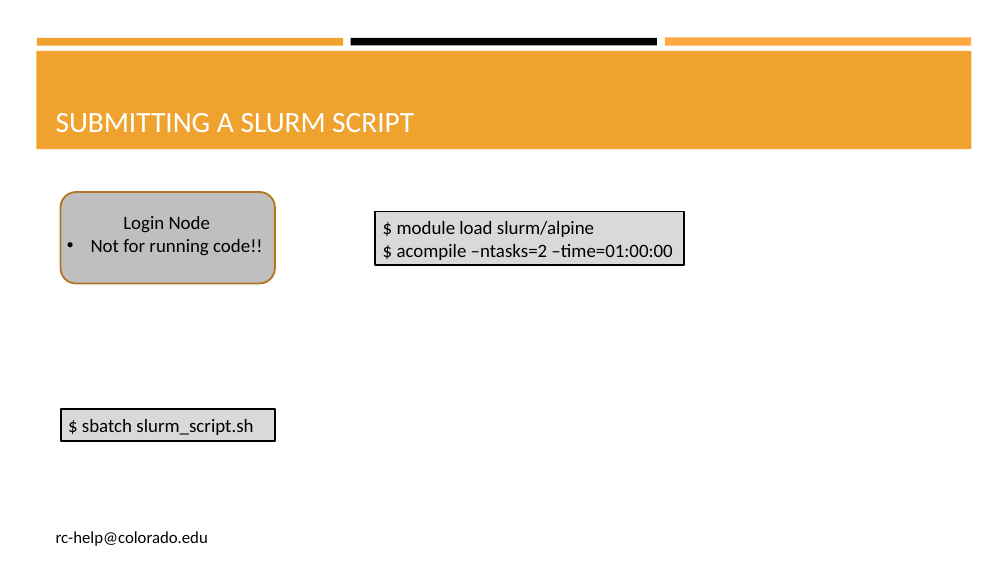
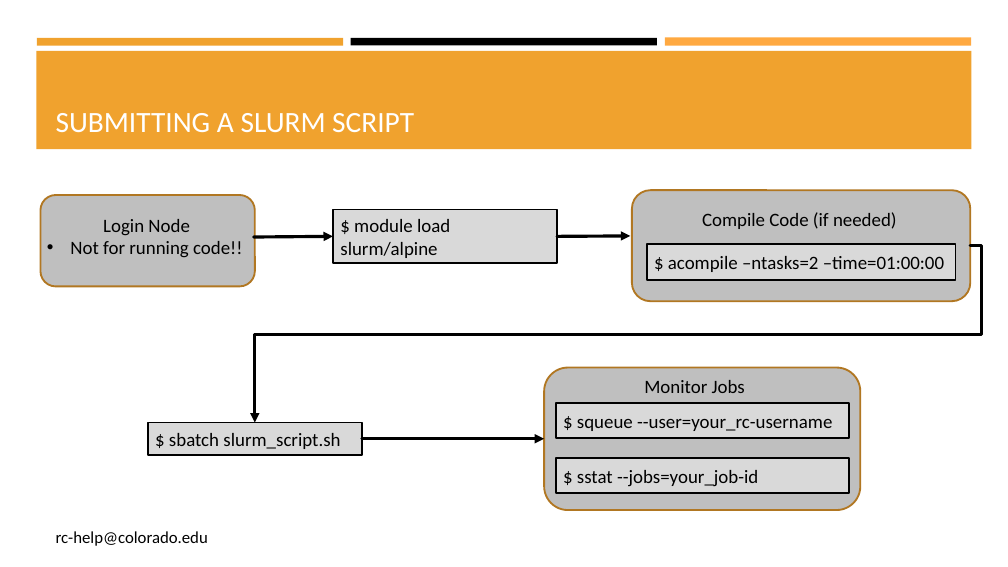
Before and after one commit to b-reyes/Presentations, a slide deck: slide 12 of CU_presentation/CU_boulder_presentation.pptx. Drawn at 1008x567 pixels with LibreOffice and Linux fonts; fonts in the diff are those of the drawing. Boxes give left, top, right and bottom in pixels: in the first picture for what was removed or moved away, otherwise in the second. Text is boxed around its words. In the diff, an @@ line names an element or a change of style, - is before the commit and + after.

Commit message:
finish the slides: submitting a slurm script, overview of an HPC workflow, and further help, and generate a pdf

```diff
--- a/CU_presentation/CU_boulder_presentation.pptx
+++ b/CU_presentation/CU_boulder_presentation.pptx
@@ text "Login Node": place and size @@
-text "Login Node" at [91,216,262,255]
+text "Login Node" at [70,219,242,257]
@@ rounded rectangle: place and size @@
-rounded rectangle at [60,192,275,284]
+rounded rectangle at [40,195,255,287]
@@ rectangle "$ module load slurm/alpine": place and size @@
-rectangle "$ module load slurm/alpine" at [375,212,684,265]
+rectangle "$ module load slurm/alpine" at [333,209,557,263]
@@ rounded rectangle added at [632,191,971,302], fill #BFBFBF, outline #B27822 1.75 pt @@
@@ arrow added from (254, 237) to (333, 237), #000000 3 pt @@
@@ arrow added from (557, 237) to (631, 236), #000000 3 pt @@
@@ text added at [702,212,897,229], 18 pt, text #000000 @@
+Compile Code (if needed)
@@ elbow arrow added from (970, 246) to (255, 423), #000000 3 pt @@
@@ text in rectangle at [397,244,672,260]: paragraph removed @@
-$ acompile –ntasks=2 –time=01:00:00
@@ rectangle added at [647,244,956,280], fill #D9D9D9, outline #000000 1.75 pt, 18 pt, text #000000 @@
+$ acompile –ntasks=2 –time=01:00:00
@@ rectangle "$ sbatch slurm_script.sh": place and size @@
-rectangle "$ sbatch slurm_script.sh" at [60,409,274,442]
+rectangle "$ sbatch slurm_script.sh" at [147,423,361,455]
@@ arrow added from (362, 439) to (544, 439), #000000 3 pt @@
@@ group added at [544,368,861,510]: 2 rectangles, 1 rounded rectangle, 1 text @@
+Monitor Jobs
+$ squeue --user=your_rc-username
+$ sstat --jobs=your_job-id
```
Also in this commit, not shown: 6 other slides changed, 2 other files.
